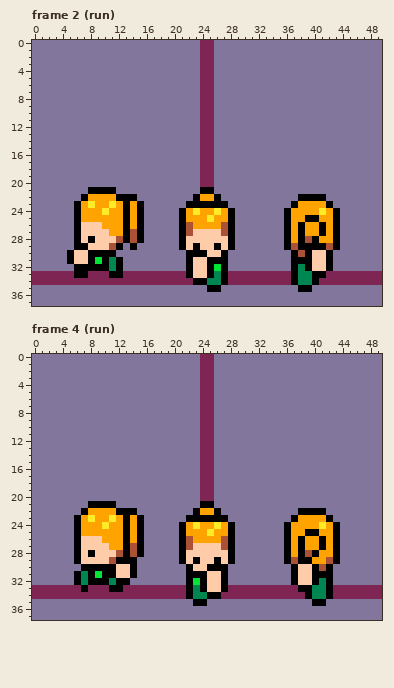
Pixel-art file: actor/littlewood/littlewood_style_character_template_0003.aseprite. Above is the file before it was changed.
50x38 pixels, 5 frames. Shown: frame 2 (run), frame 4 (run). The commit also changed other frames, which this record leaves out.
After:
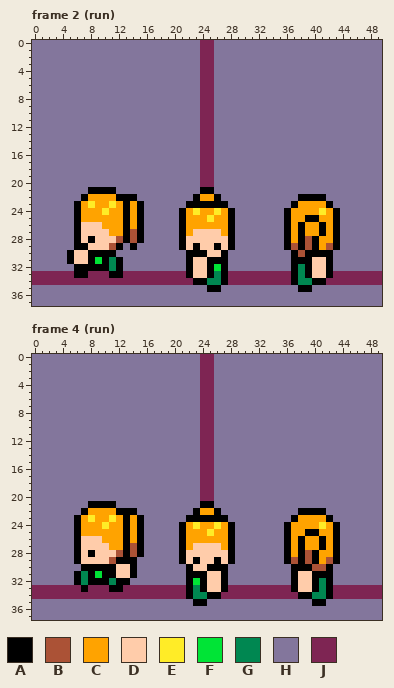
Palette (. is transparent): A #000000  B #ab5236  C #ffa300  D #ffccaa  E #ffec27  F #00e436  G #008751  H #83769c  J #7e2553
The exact change:
--- frame 2 (run), layers "body_back", "body_front"
@@ x 20..44 @@
 25 HACCCECCAHHHHHHHACCAACCAH
-26 HABCCCCBAHHHHHHHACACCACAH
-27 HABDDDDBAHHHHHHHACACCACAH
+26 HACCCCCCAHHHHHHHACACCACAH
+27 HACDDDDCAHHHHHHHACACCACAH
 28 HADDDDDDAHHHHHHHACABACCAH
-29 HADADDADAHHHHHHHABAAAABAH
-30 HHAAADDAHHHHHHHHHABADDAHH
+29 HADADDADAHHHHHHHABABACBAH
+30 HHAAADDAHHHHHHHHHABAAAAHH
 31 HHADDAAAHHHHHHHHHAAADDAHH
 32 HHADDAFAHHHHHHHHHAGADDAHH
-33 JJADDAGAJJJJJJJJJAGGAAJJJ
-34 JJJAAGGAJJJJJJJJJAGGAJJJJ
+33 JJADDAGAJJJJJJJJJAGADDAJJ
+34 JJJAAGGAJJJJJJJJJAGGAAJJJ
 35 HHHHHAAHHHHHHHHHHHAAHHHHH
--- frame 4 (run), layers "body_back", "body_front"
@@ x 20..42 @@
 25 HACCCECCAHHHHHHHACCAACC
-26 HABCCCCBAHHHHHHHACACCAC
-27 HABDDDDBAHHHHHHHACACCAC
+26 HACCCCCCAHHHHHHHACACCAC
+27 HACDDDDCAHHHHHHHACACCAC
 28 HADDDDDDAHHHHHHHACABACC
-29 HADADDADAHHHHHHHABAACCB
-30 HHADDAAAHHHHHHHHHADDABA
+29 HADADDADAHHHHHHHABABACB
+30 HHADDAAAHHHHHHHHHAAABBA
 31 HHAAADDAHHHHHHHHHADDAAA
 32 HHAFADDAHHHHHHHHHADDAGA
-33 JJAGADDAJJJJJJJJJJAAGGA
-34 JJAGGAAJJJJJJJJJJJJAGGA
+33 JJAGADDAJJJJJJJJJADDAGA
+34 JJAGGAAJJJJJJJJJJJAAGGA
 35 HHHAAHHHHHHHHHHHHHHHAAH
